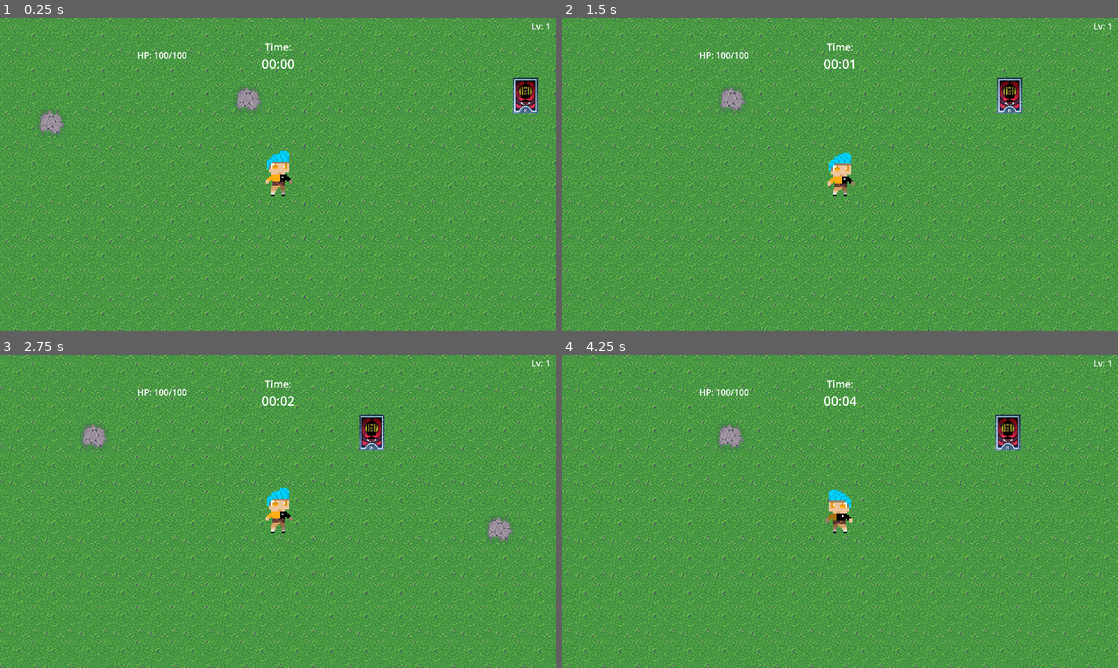
Above: before the commit, frames 1-4 (two rows, left to right).
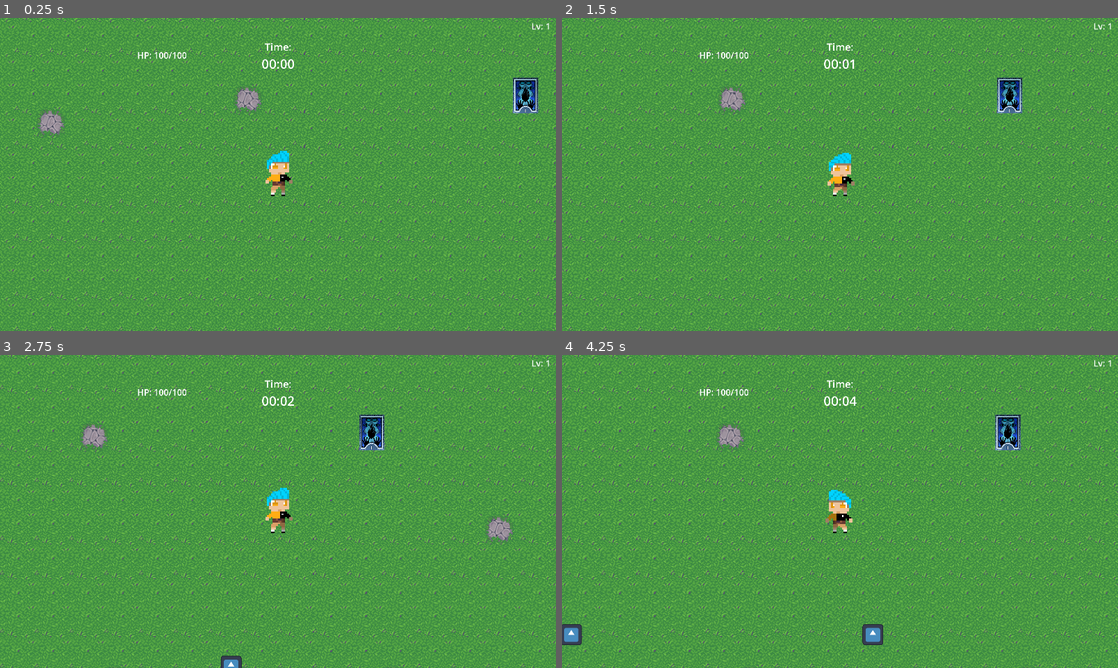
Above: after the commit, the same moments.

Repository: FastestDan/FD_In_VampSurv
Game: Godot game, scene res://Levels/test_place.tscn
Same seed, same stepped clock (60 frames per second), same inputs: the game is played once before the commit and once after it. The engine's default icon, where the game draws it, is replaced by a stand-in: a white triangle on a blue panel in a dark square. Sound files missing from this copy of the repository are replaced by a short silence.
Inputs (mouse positions are in pixels of both pictures, inside the frame that each line leads up to):
- Up to frame 1 (0.25 s): no input
- Up to frame 2 (1.5 s): tap Enter at 0.5 s; move the mouse to (962, 158) at 0.52 s; hold D (go_right) 0.53-1.25 s; click (962, 158) at 0.6 s; drag from (728, 190) to (1012, 96) at 1.27 s
- Up to frame 3 (2.75 s): move the mouse to (333, 442) at 2.02 s; hold D (go_right) from 2.03 s (still down); tap U at 2.1 s
- Up to frame 4 (4.25 s): release D (go_right) at 2.75 s; drag from (812, 574) to (840, 511) at 2.77 s; move the mouse to (1006, 558) at 3.52 s; hold A (go_left) from 3.53 s (still down); tap Tab at 3.6 s

The runs differ from the first frame. In frame 1, 0.3% of the frame differs, in the area x 92-97%, y 20-31%; in frame 2, 0.3%; in frame 3, 0.4%; in frame 4, 0.8%, in the area x 0-82%, y 20-93%.

Commit message:
Added a variation of an enemy1
And fixed the weapons

Diff:
--- a/Entities/Characters/player.gd
+++ b/Entities/Characters/player.gd
@@ -238,13 +238,13 @@
 			spear_magazine +=1
 		"shippu1":
 			shippu_level = 1
-			spear_magazine +=1
+			shippu_magazine +=1
 		"shippu2":
-			spear_level = 2
-			spear_magazine +=1
+			shippu_level = 2
+			shippu_magazine +=1
 		"shippu3":
-			spear_level = 3
-			spear_magazine +=1
+			shippu_level = 3
+			shippu_magazine +=1
 		"armor1", "armor2", "armor3", "armor4":
 			armor += 1.5
 		"food":
--- a/Entities/Enemies/enemy.tscn
+++ b/Entities/Enemies/Teki1_beeg.tscn
@@ -30,30 +30,33 @@
 collision_layer = 5
 collision_mask = 5
 motion_mode = 1
-script = ExtResource("1_7o3vr")
+script = ExtResource("1_sfaxe")
+hp = 40
+damage = 8
 
 [node name="AnimatedSprite2D" type="AnimatedSprite2D" parent="."]
+modulate = Color(0.972125, 5.70349e-06, 9.62615e-07, 1)
 scale = Vector2(0.3, 0.3)
 sprite_frames = SubResource("SpriteFrames_6rqwt")
 
 [node name="CollisionShape2D" type="CollisionShape2D" parent="."]
 shape = SubResource("CircleShape2D_wbf3x")
 
-[node name="HurtBox" parent="." instance=ExtResource("3_4jf10")]
+[node name="HurtBox" parent="." instance=ExtResource("3_t5h18")]
 collision_mask = 4
 HurtBoxType = 1
 
 [node name="CollisionShape2D" parent="HurtBox" index="0"]
 shape = SubResource("RectangleShape2D_o1grr")
 
-[node name="HitBox" parent="." instance=ExtResource("4_ihd1f")]
+[node name="HitBox" parent="." instance=ExtResource("4_6eqev")]
 collision_layer = 2
 
 [node name="CollisionShape2D" parent="HitBox" index="0"]
 shape = SubResource("RectangleShape2D_ftopr")
 
 [node name="Hit" type="AudioStreamPlayer" parent="."]
-stream = ExtResource("5_ihd1f")
+stream = ExtResource("5_6b5wf")
 
 [connection signal="hurt" from="HurtBox" to="." method="_on_hurt_box_hurt"]
 
--- /dev/null
+++ b/Entities/Enemies/Teki1_smol.tscn
@@ -0,0 +1,64 @@
+[gd_scene load_steps=10 format=3 uid="uid://dosut8m42pclc"]
+
+[ext_resource type="Script" uid="uid://thocaxo3yeod" path="res://Entities/Enemies/enemy.gd" id="1_7o3vr"]
+[ext_resource type="Texture2D" uid="uid://ceu35o3pvpkpw" path="res://Graphics/icon.svg" id="2_wbf3x"]
+[ext_resource type="PackedScene" uid="uid://mb6e0qvmpqwr" path="res://Utility/hurt_box.tscn" id="3_4jf10"]
+[ext_resource type="PackedScene" uid="uid://bjoyg867elcu3" path="res://Utility/hit_box.tscn" id="4_ihd1f"]
+[ext_resource type="AudioStream" uid="uid://d1s2qn6m6sdj7" path="res://Audio/DED_TEST.wav" id="5_ihd1f"]
+
+[sub_resource type="SpriteFrames" id="SpriteFrames_6rqwt"]
+animations = [{
+"frames": [{
+"duration": 1.0,
+"texture": ExtResource("2_wbf3x")
+}],
+"loop": true,
+"name": &"default",
+"speed": 5.0
+}]
+
+[sub_resource type="CircleShape2D" id="CircleShape2D_wbf3x"]
+radius = 11.0454
+
+[sub_resource type="RectangleShape2D" id="RectangleShape2D_o1grr"]
+size = Vector2(43, 42)
+
+[sub_resource type="RectangleShape2D" id="RectangleShape2D_ftopr"]
+size = Vector2(28, 26)
+
+[node name="Enemy" type="CharacterBody2D"]
+scale = Vector2(0.75, 0.75)
+collision_layer = 5
+collision_mask = 5
+motion_mode = 1
+script = ExtResource("1_7o3vr")
+speed = 30
+damage = 5
+
+[node name="AnimatedSprite2D" type="AnimatedSprite2D" parent="."]
+scale = Vector2(0.3, 0.3)
+sprite_frames = SubResource("SpriteFrames_6rqwt")
+
+[node name="CollisionShape2D" type="CollisionShape2D" parent="."]
+shape = SubResource("CircleShape2D_wbf3x")
+
+[node name="HurtBox" parent="." instance=ExtResource("3_4jf10")]
+collision_mask = 4
+HurtBoxType = 1
+
+[node name="CollisionShape2D" parent="HurtBox" index="0"]
+shape = SubResource("RectangleShape2D_o1grr")
+
+[node name="HitBox" parent="." instance=ExtResource("4_ihd1f")]
+collision_layer = 2
+
+[node name="CollisionShape2D" parent="HitBox" index="0"]
+shape = SubResource("RectangleShape2D_ftopr")
+
+[node name="Hit" type="AudioStreamPlayer" parent="."]
+stream = ExtResource("5_ihd1f")
+
+[connection signal="hurt" from="HurtBox" to="." method="_on_hurt_box_hurt"]
+
+[editable path="HurtBox"]
+[editable path="HitBox"]
--- a/Entities/Enemies/enemy.gd
+++ b/Entities/Enemies/enemy.gd
@@ -5,6 +5,7 @@
 @export var hp = 25
 @export var knockback_recover = 3.5
 @export var exp = 1
+@export var damage = 1
 
 var knockback = Vector2.ZERO
 
@@ -12,12 +13,15 @@
 @onready var loot = get_tree().get_first_node_in_group("loot")
 @onready var hit_sound = $Hit
 @onready var sprite = $AnimatedSprite2D
+@onready var hitbox = $HitBox
 
 var baku_anim = preload("res://Entities/Enemies/bakuhatsu.tscn")
 var exp_pickup = preload("res://Entities/Objects/exp_up.tscn")
 
 signal remove_from_array(object)
 
+func _ready() -> void:
+	hitbox.damage = damage
 
 func _physics_process(delta: float) -> void:
 	knockback = knockback.move_toward(Vector2.ZERO, knockback_recover)
--- a/Levels/test_place.tscn
+++ b/Levels/test_place.tscn
@@ -1,12 +1,13 @@
-[gd_scene load_steps=12 format=4 uid="uid://6ab4j70jc882"]
+[gd_scene load_steps=15 format=4 uid="uid://6ab4j70jc882"]
 
 [ext_resource type="Script" uid="uid://6d17hbv6b8y2" path="res://Levels/test_place.gd" id="1_fq31j"]
 [ext_resource type="Texture2D" uid="uid://bbhkc2cwiipgy" path="res://Graphics/Outside_A2_VS.png" id="2_64u15"]
 [ext_resource type="PackedScene" uid="uid://6xgmgosqyyh3" path="res://Utility/enemy_spawner.tscn" id="4_ktb0f"]
 [ext_resource type="PackedScene" uid="uid://b0ieun4sf4eyv" path="res://Entities/Characters/player.tscn" id="5_jnlao"]
 [ext_resource type="Script" uid="uid://bm37djycivhqo" path="res://Utility/spawn_info.gd" id="5_x1c1m"]
-[ext_resource type="PackedScene" uid="uid://dosut8m42pclc" path="res://Entities/Enemies/enemy.tscn" id="6_4lwi8"]
+[ext_resource type="PackedScene" uid="uid://dosut8m42pclc" path="res://Entities/Enemies/Teki1_smol.tscn" id="6_4lwi8"]
 [ext_resource type="PackedScene" uid="uid://xuvtfp5dggeq" path="res://Entities/Objects/exp_up.tscn" id="7_4lwi8"]
+[ext_resource type="PackedScene" uid="uid://vwddw0anjpw5" path="res://Entities/Enemies/Teki1_beeg.tscn" id="7_ka1i8"]
 
 [sub_resource type="TileSetAtlasSource" id="TileSetAtlasSource_64u15"]
 texture = ExtResource("2_64u15")
@@ -1616,17 +1617,35 @@
 time_start = 0
 time_end = 30
 enemy = ExtResource("6_4lwi8")
-enemy_num = 2
-enemy_spawn_delay = 5
+enemy_num = 1
+enemy_spawn_delay = 1
 metadata/_custom_type_script = "uid://bm37djycivhqo"
 
 [sub_resource type="Resource" id="Resource_x1c1m"]
 script = ExtResource("5_x1c1m")
-time_start = 0
-time_end = 60
+time_start = 30
+time_end = 120
 enemy = ExtResource("6_4lwi8")
-enemy_num = 5
-enemy_spawn_delay = 10
+enemy_num = 2
+enemy_spawn_delay = 1
+metadata/_custom_type_script = "uid://bm37djycivhqo"
+
+[sub_resource type="Resource" id="Resource_w5ock"]
+script = ExtResource("5_x1c1m")
+time_start = 60
+time_end = 90
+enemy = ExtResource("7_ka1i8")
+enemy_num = 1
+enemy_spawn_delay = 1
+metadata/_custom_type_script = "uid://bm37djycivhqo"
+
+[sub_resource type="Resource" id="Resource_688gq"]
+script = ExtResource("5_x1c1m")
+time_start = 90
+time_end = 120
+enemy = ExtResource("7_ka1i8")
+enemy_num = 2
+enemy_spawn_delay = 5
 metadata/_custom_type_script = "uid://bm37djycivhqo"
 
 [node name="TEST_PLACE" type="Node"]
@@ -1650,10 +1669,10 @@
 [node name="Player" parent="." instance=ExtResource("5_jnlao")]
 
 [node name="EnemySpawner" parent="." instance=ExtResource("4_ktb0f")]
-spawns = Array[ExtResource("5_x1c1m")]([SubResource("Resource_ka1i8"), SubResource("Resource_x1c1m")])
+spawns = Array[ExtResource("5_x1c1m")]([SubResource("Resource_ka1i8"), SubResource("Resource_x1c1m"), SubResource("Resource_w5ock"), SubResource("Resource_688gq")])
 
 [node name="Loot" type="Node2D" parent="." groups=["loot"]]
 
 [node name="ExpPickUp" parent="Loot" instance=ExtResource("7_4lwi8")]
 position = Vector2(1319, 466)
-exp = 50
+exp = 10
--- a/Utility/upgrade_db.gd
+++ b/Utility/upgrade_db.gd
@@ -21,12 +21,38 @@
 		"type": "weapon"
 	},
 
+	"shippu1":{
+		"icon": WEAPON_PATH + "SPEAR_TEST.png",
+		"name": "Shippu",
+		"desc": "A spear that gets thrown at random enemies",
+		"level": "Lv: 1",
+		"prev": [],
+		"type": "weapon"
+	},
+
+	"shippu2":{
+		"icon": WEAPON_PATH + "SPEAR_TEST.png",
+		"name": "Shippu",
+		"desc": "An additional spear is thrown",
+		"level": "Lv: 2",
+		"prev": ["shippu1"],
+		"type": "weapon"
+	},
+	"shippu3":{
+		"icon": WEAPON_PATH + "SPEAR_TEST.png",
+		"name": "Shippu",
+		"desc": "An additional spear is thrown",
+		"level": "Lv: 3",
+		"prev": ["shippu2"],
+		"type": "weapon"
+	},
+
 	"food":{
 		"icon": ICON_PATH + "ICON_TEST.png",
 		"name": "Food",
 		"desc": "Heals for 20 HP",
 		"level": "",
 		"prev": [],
-		"type": "item"
+		"type": "food"
 	},
 }
Not shown: 1 places in Entities/Enemies/Teki1_beeg.tscn that only renumber resources
